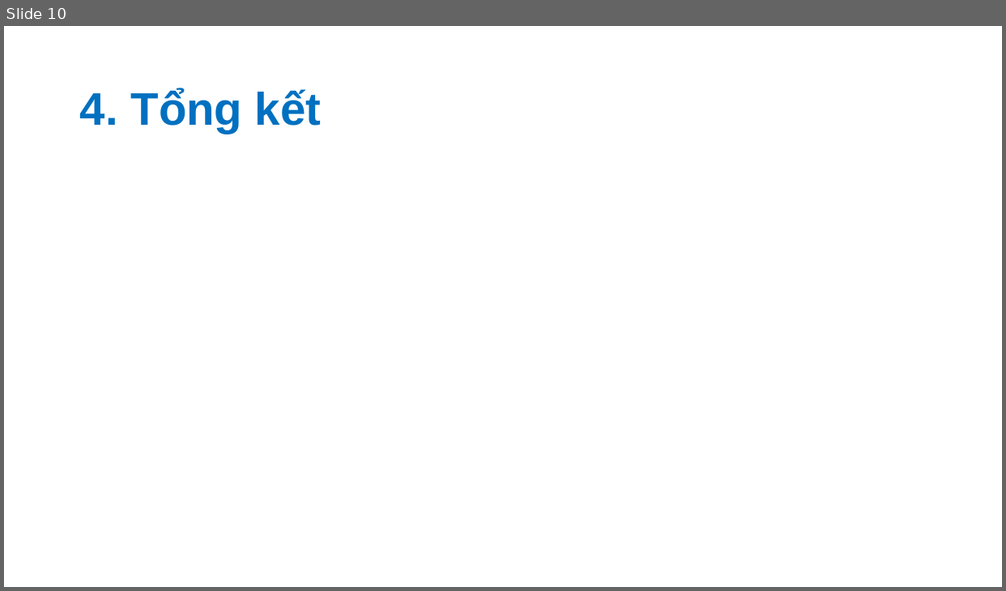
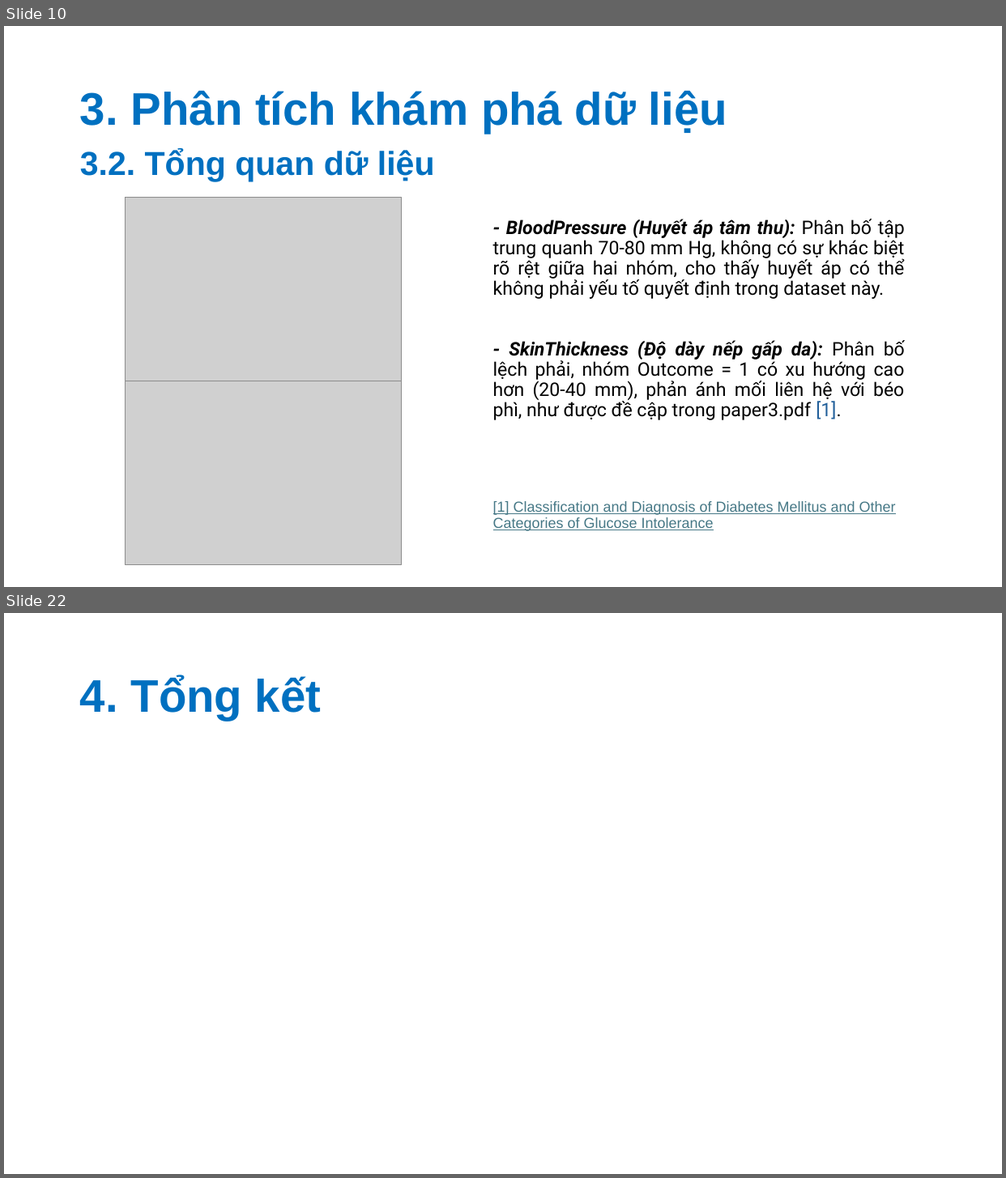
Before and after one commit to nvhao100604/PTDL_2025, a slide deck: BT3/slide/Phân tích khám phá về bệnh đái tháo đường.pptx. Shown one above the other, each under a label of ours: slide 10 before the commit, slides 10 and 22 after it; the slides between them are not shown. The pictures are 1006x591 and 1006x1178 pixels, drawn with LibreOffice and Linux fonts; fonts in the diff are those of the drawing; grey boxes stand for pictures. Boxes give left, top, right and bottom in pixels: in the first picture for what was removed or moved away, otherwise in the second. Text is boxed around its words. In the diff, an @@ line names an element or a change of style, - is before the commit and + after.

```diff
--- a/BT3/slide/Phân tích khám phá về bệnh đái tháo đường.pptx
+++ b/BT3/slide/Phân tích khám phá về bệnh đái tháo đường.pptx
@@ slide 10 added at (x1=4, y1=26, x2=1002, y2=587), background #FFFFFF @@
@@ title added at (x1=80, y1=91, x2=727, y2=133), 44 pt, text #0070C0, bold @@
+3. Phân tích khám phá dữ liệu
@@ text added at (x1=80, y1=148, x2=435, y2=182), 32 pt, text #0070C0, bold @@
+3.2. Tổng quan dữ liệu
@@ picture added at (x1=126, y1=198, x2=402, y2=382) @@
@@ text added at (x1=493, y1=219, x2=905, y2=420), 18 pt, text #000000 @@
+- BloodPressure (Huyết áp tâm thu): Phân bố tập trung quanh 70-80 mm Hg, không có sự khác biệt rõ rệt giữa hai nhóm, cho thấy huyết áp có thể không phải yếu tố quyết định trong dataset này.
+- SkinThickness (Độ dày nếp gấp da): Phân bố lệch phải, nhóm Outcome = 1 có xu hướng cao hơn (20-40 mm), phản ánh mối liên hệ với béo phì, như được đề cập trong paper3.pdf [1].
@@ picture added at (x1=126, y1=381, x2=402, y2=565) @@
@@ text added at (x1=493, y1=501, x2=896, y2=531), 14 pt, text #467886, underline @@
+[1] Classification and Diagnosis of Diabetes Mellitus and Other Categories of Glucose Intolerance
@@ what was slide 10 is now slide 22 @@
```
Also in this commit, not shown: 4 slides changed, 12 other slides added, 1 slide removed.
